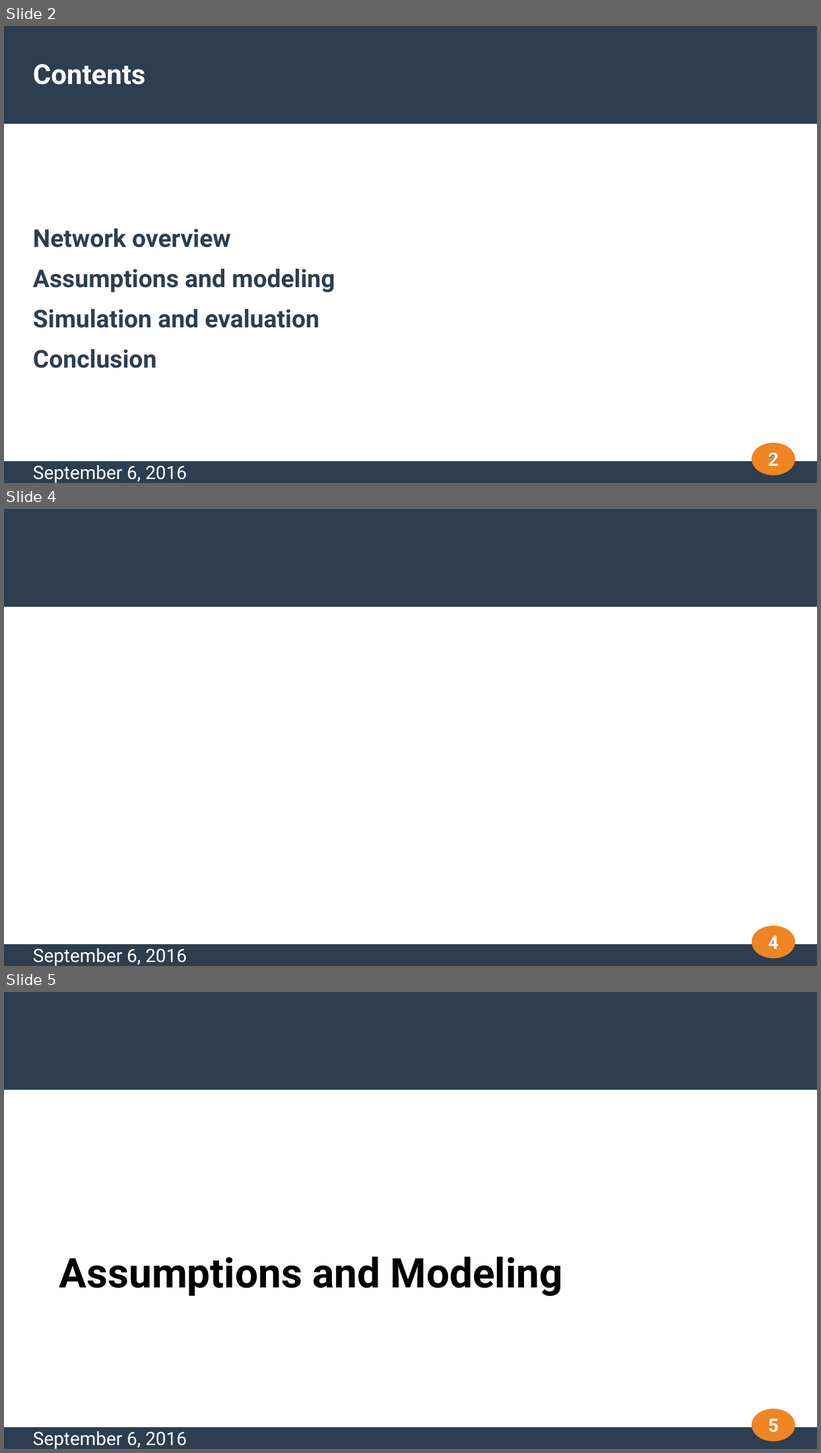
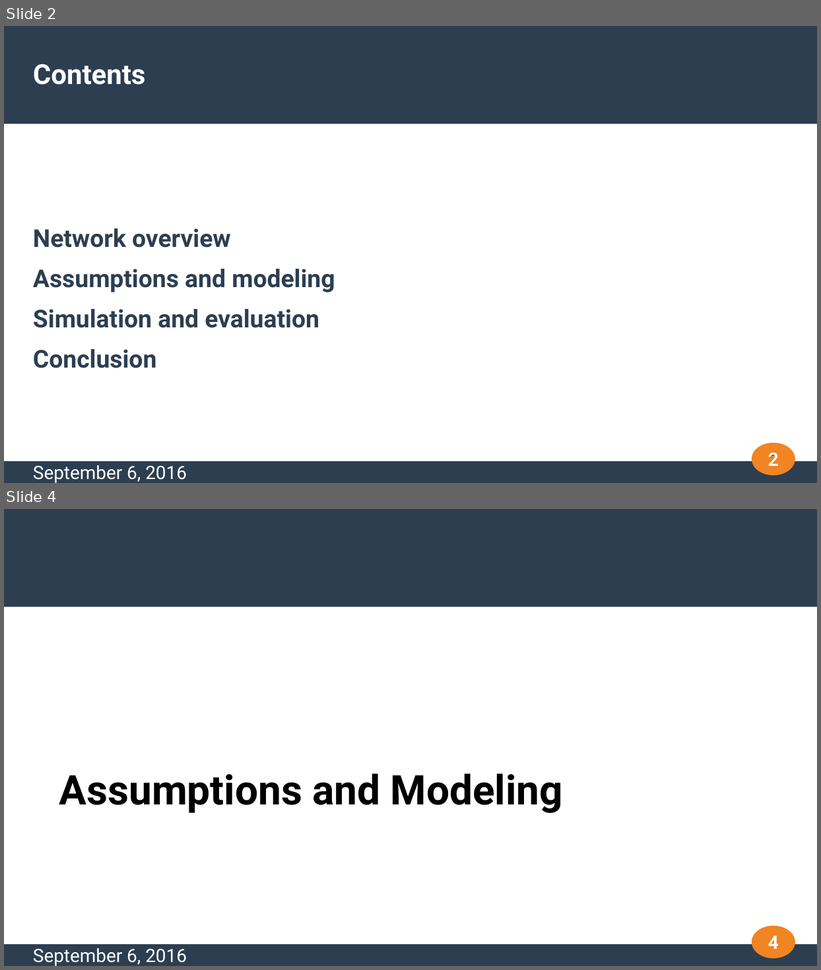
Before and after one commit to danploeger/omnetpp_university_network, a slide deck: Final_task/documentation/Presentation/presentation.pptx. Shown one above the other, each under a label of ours: slides 2, 4 and 5 before the commit, slides 2 and 4 after it; the slides between them are not shown. The pictures are 821x1453 and 821x970 pixels, drawn with LibreOffice and Linux fonts; fonts in the diff are those of the drawing. Boxes give left, top, right and bottom in pixels: in the first picture for what was removed or moved away, otherwise in the second. Text is boxed around its words. In the diff, an @@ line names an element or a change of style, - is before the commit and + after.

```diff
--- a/Final_task/documentation/Presentation/presentation.pptx
+++ b/Final_task/documentation/Presentation/presentation.pptx
@@ slide 4 removed at [4,509,817,966], background #FFFFFF; not listed: 3 template elements that a slide beside it also shows @@
@@ page number removed at [768,936,779,949] @@
-4
@@ text removed at [33,949,187,966] @@
-September 6, 2016
@@ what was slide 5 is now slide 4 @@
@@ page number at [768,936,779,949]: text changed @@
-5
+4
```
Also in this commit, not shown: 2 slides changed, 2 other slides removed.
